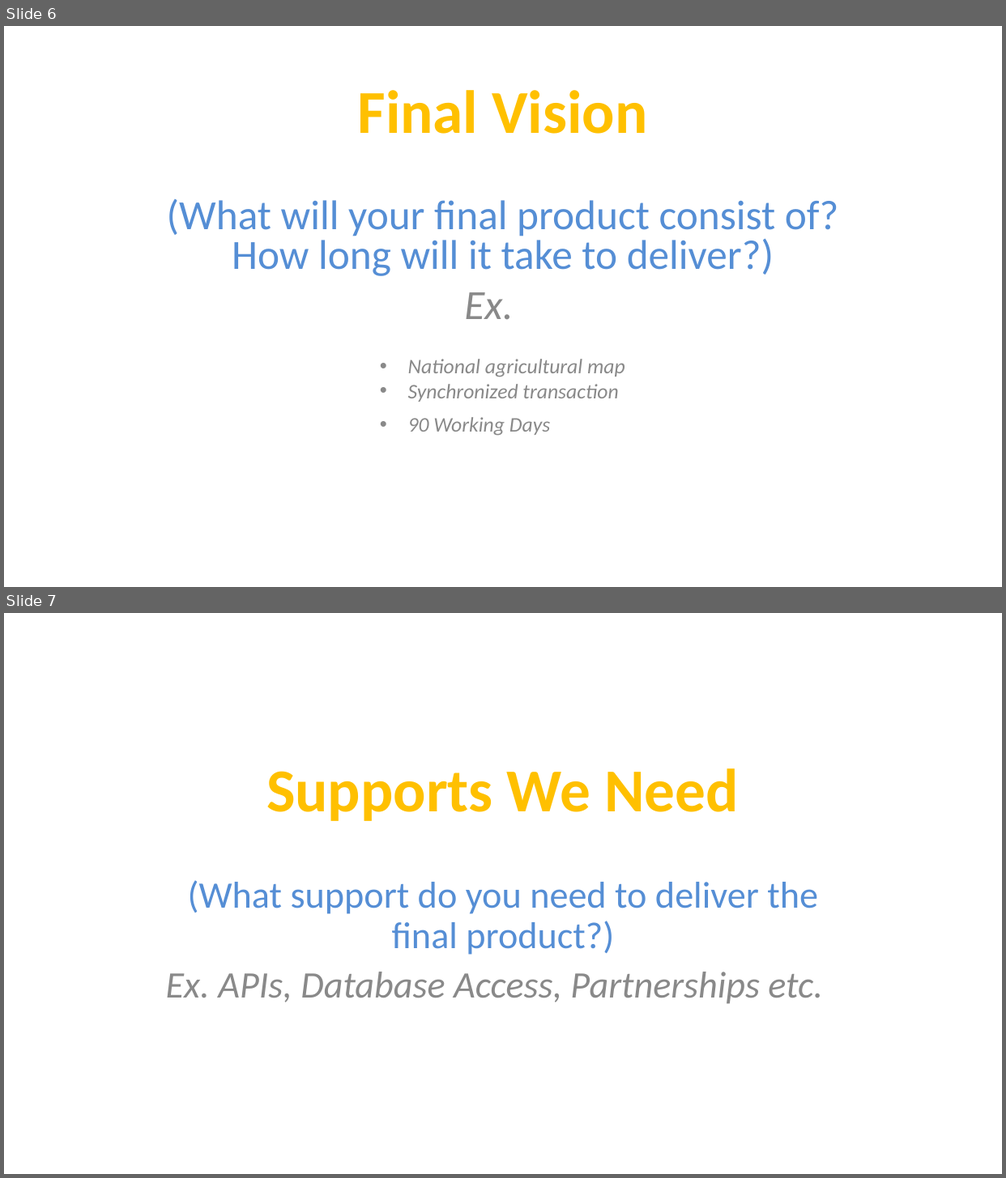
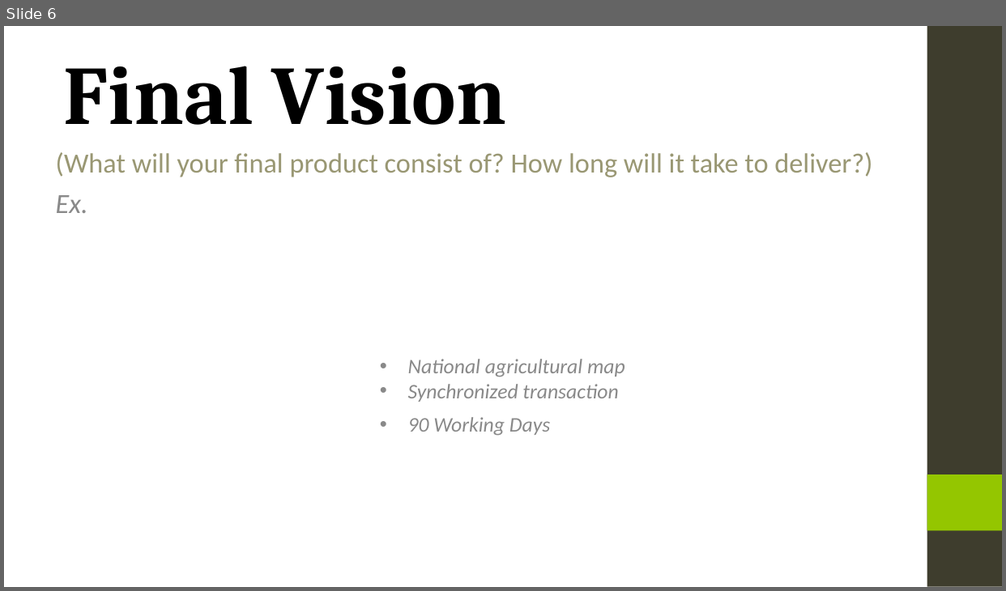
Before and after one commit to ServiceInnovationCamp/Group23, a slide deck: Team 23.ppt. Shown one above the other, each under a label of ours: slides 6 and 7 before the commit, slide 6 after it. The pictures are 1006x1178 and 1006x591 pixels, drawn with LibreOffice and Linux fonts; fonts in the diff are those of the drawing; background and template pictures are left out. Boxes give left, top, right and bottom in pixels: in the first picture for what was removed or moved away, otherwise in the second. Text is boxed around its words. In the diff, an @@ line names an element or a change of style, - is before the commit and + after.

```diff
--- a/Team 23.ppt
+++ b/Team 23.ppt
@@ slide 7 removed at [4, 613, 1002, 1174], background picture (left out) @@
@@ title removed at [266, 769, 739, 821] @@
-Supports We Need
@@ subtitle removed at [166, 880, 823, 1004] @@
-(What support do you need to deliver the final product?)
-Ex. APIs, Database Access, Partnerships etc.
@@ slide 6 changed as well @@
@@ title "Final Vision": place and size @@
-title "Final Vision" at [358, 90, 647, 134]
+title "Final Vision" at [64, 66, 506, 125]
@@ title "Final Vision" at [64, 66, 506, 125]: size 44 to 60 pt, font Calibri to Cambria, text colour #FFC000 to #000000; alignment centre to left; vertical alignment middle to bottom @@
@@ rectangle added at [927, 26, 1002, 587], fill #3E3D2D @@
@@ subtitle "(What will your final product ...": place and size @@
-subtitle "(What will your final product ..." at [167, 199, 838, 319]
+subtitle "(What will your final product ..." at [56, 152, 872, 213]
@@ subtitle "(What will your final product ..." at [56, 152, 872, 213]: size 30 to 20 pt, text colour #558ED5 to #999773; alignment centre to left; line spacing 0.8 to 1; less space between paragraphs @@
@@ rectangle added at [927, 475, 1002, 531], fill #94C600 @@
```
Also in this commit, not shown: 3 other slides changed, 4 slides added, 3 other slides removed.
